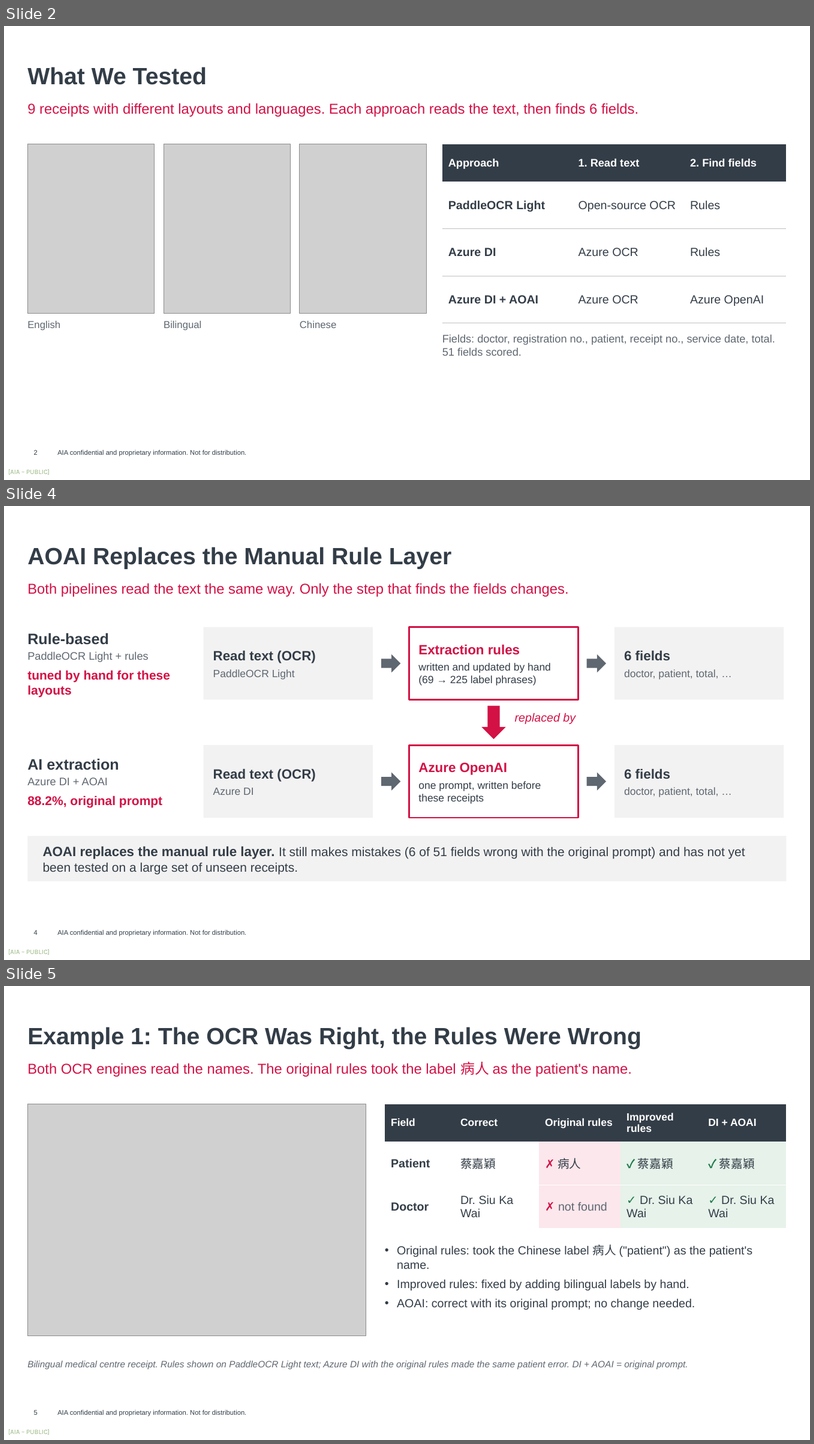
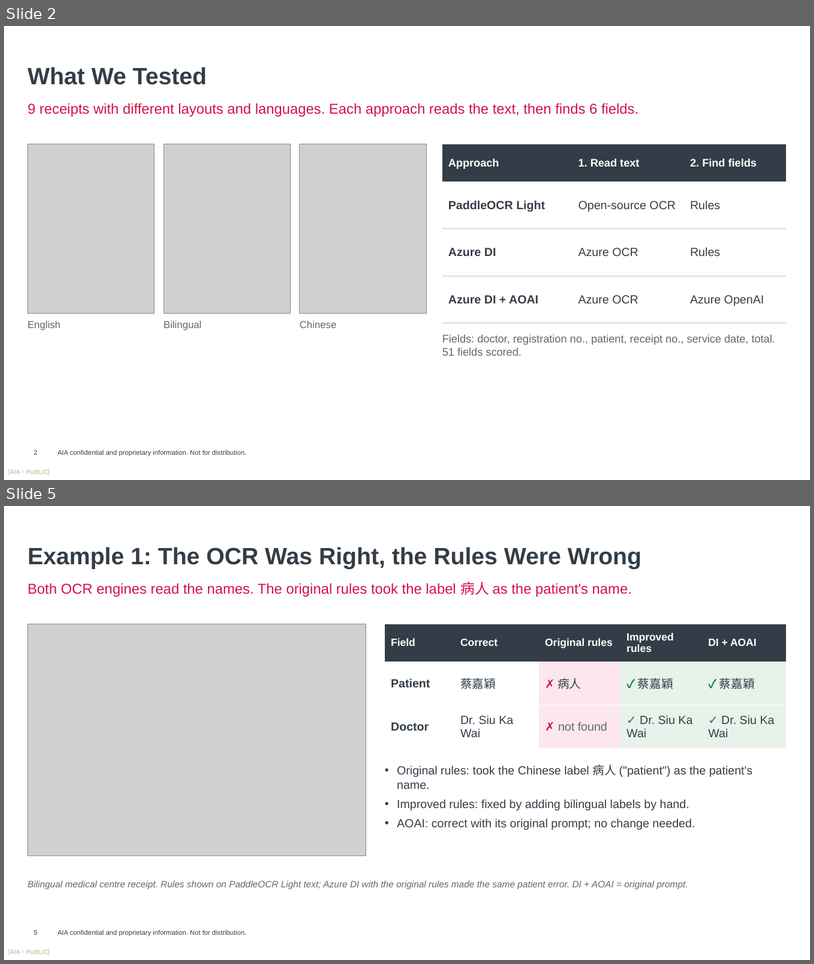
Before and after one commit to harrysokool/playground, a slide deck: ppt/ocr_benchmark/current/OCR_Benchmark_V3.pptx. Shown one above the other, each under a label of ours: slides 2, 4 and 5 before the commit, slides 2 and 5 after it; the slides between them are not shown. The pictures are 814x1444 and 814x964 pixels, drawn with LibreOffice and Linux fonts; fonts in the diff are those of the drawing; grey boxes stand for pictures; background and template pictures are left out. Boxes give left, top, right and bottom in pixels: in the first picture for what was removed or moved away, otherwise in the second. Text is boxed around its words. In the diff, an @@ line names an element or a change of style, - is before the commit and + after.

```diff
--- a/ppt/ocr_benchmark/current/OCR_Benchmark_V3.pptx
+++ b/ppt/ocr_benchmark/current/OCR_Benchmark_V3.pptx
@@ slide 4 removed at box(4, 506, 810, 960), background #FFFFFF; not listed: 2 template elements that a slide beside it also shows @@
@@ text removed at box(27, 547, 452, 569) @@
-AOAI Replaces the Manual Rule Layer
@@ text removed at box(27, 583, 569, 597) @@
-Both pipelines read the text the same way. Only the step that finds the fields changes.
@@ rectangle removed at box(204, 627, 373, 700) @@
-Read text (OCR)
-PaddleOCR Light
@@ rectangle removed at box(410, 627, 579, 700) @@
-Extraction rules
-written and updated by hand (69 → 225 label phrases)
@@ rectangle removed at box(615, 627, 785, 700) @@
-6 fields
-doctor, patient, total, …
@@ text removed at box(27, 633, 170, 697) @@
-Rule-based
-PaddleOCR Light + rules
-tuned by hand for these layouts
@@ right arrow removed at box(381, 654, 401, 672) @@
@@ right arrow removed at box(587, 654, 606, 672) @@
@@ down arrow removed at box(482, 706, 506, 739) @@
@@ text removed at box(515, 712, 576, 724) @@
-replaced by
@@ rectangle removed at box(204, 745, 373, 817) @@
-Read text (OCR)
-Azure DI
@@ rectangle removed at box(410, 745, 579, 817) @@
-Azure OpenAI
-one prompt, written before these receipts
@@ rectangle removed at box(615, 745, 785, 817) @@
-6 fields
-doctor, patient, total, …
@@ text removed at box(27, 758, 162, 808) @@
-AI extraction
-Azure DI + AOAI
-88.2%, original prompt
@@ right arrow removed at box(381, 772, 401, 790) @@
@@ right arrow removed at box(587, 772, 606, 790) @@
@@ rectangle removed at box(27, 835, 787, 881) @@
-AOAI replaces the manual rule layer. It still makes mistakes (6 of 51 fields wrong with the original prompt) and has not yet been tested on a large set of unseen receipts.
@@ page number removed at box(34, 930, 38, 934) @@
-4
```
Also in this commit, not shown: 5 slides changed, 1 slide added, 13 other files.
